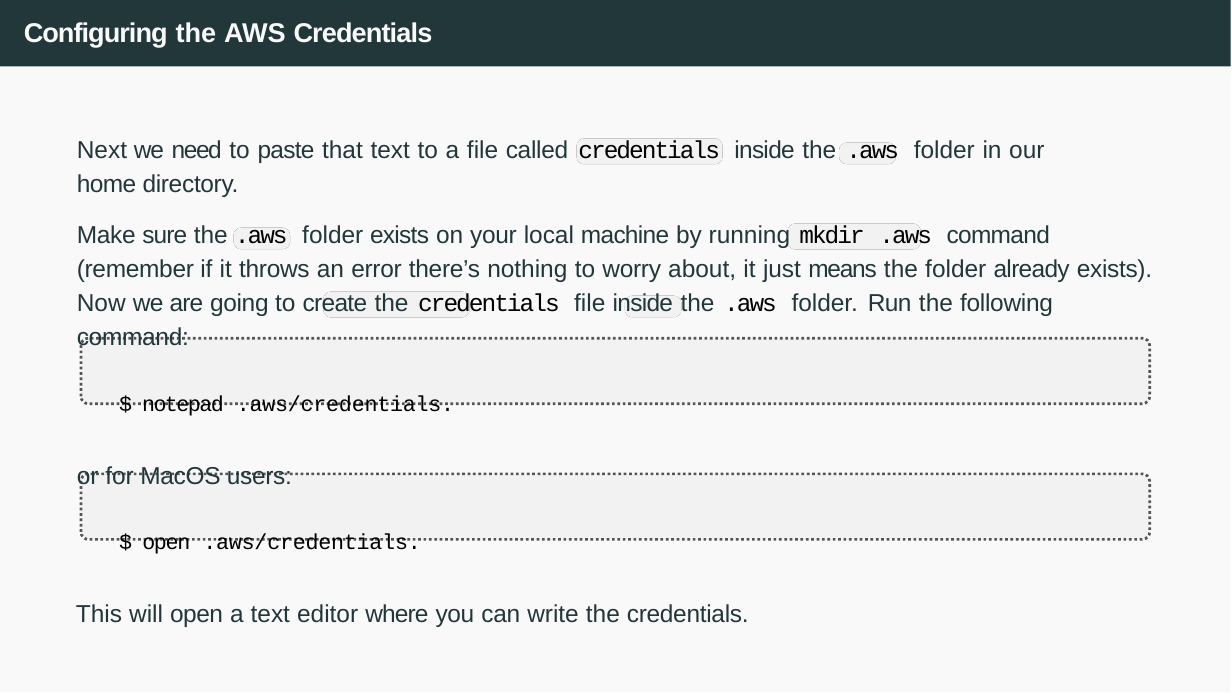
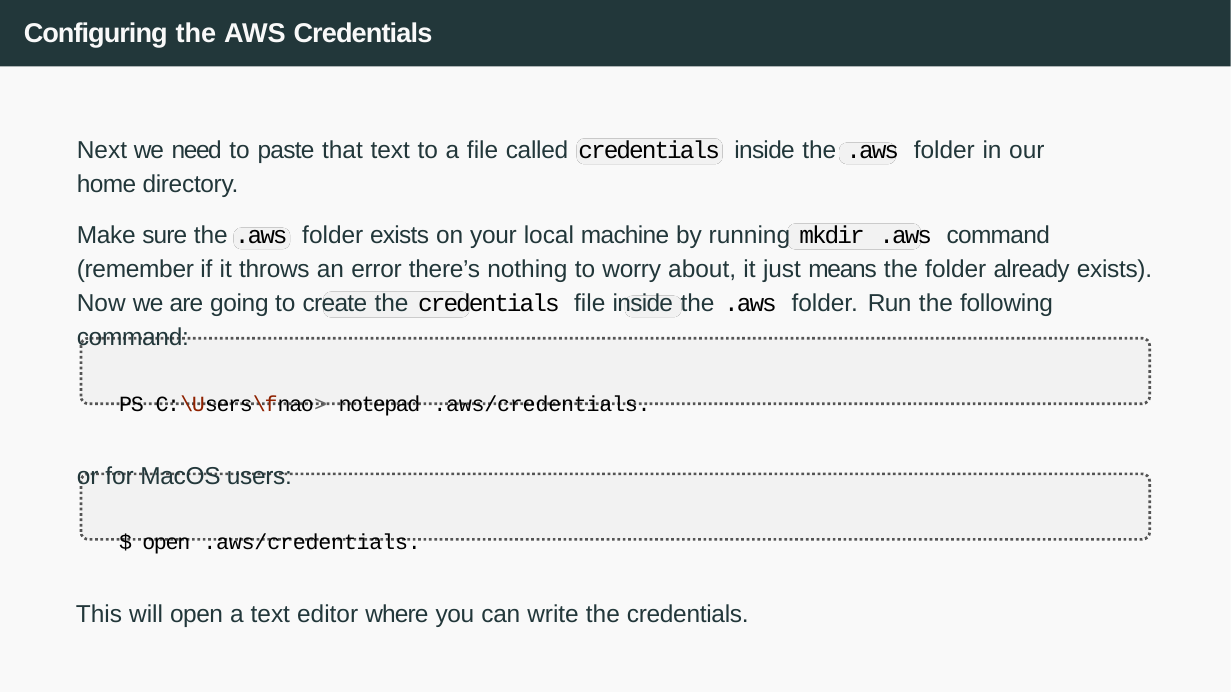
Before and after one commit to joanpaucm/HPDCB, a slide deck: slide 15 of src/slides/Session 4 - AWS S3-2026.pptx. Drawn at 1232x693 pixels with LibreOffice and Linux fonts; fonts in the diff are those of the drawing. Boxes give left, top, right and bottom in pixels: in the first picture for what was removed or moved away, otherwise in the second. Text is boxed around its words. In the diff, an @@ line names an element or a change of style, - is before the commit and + after.

```diff
--- a/src/slides/Session 4 - AWS S3-2026.pptx
+++ b/src/slides/Session 4 - AWS S3-2026.pptx
@@ text at bbox=[119, 395, 650, 416]: text changed @@
-$ notepad .aws/credentials.
+PS C:\Users\fnao> notepad .aws/credentials.
```
Also in this commit, not shown: 2 other files.
